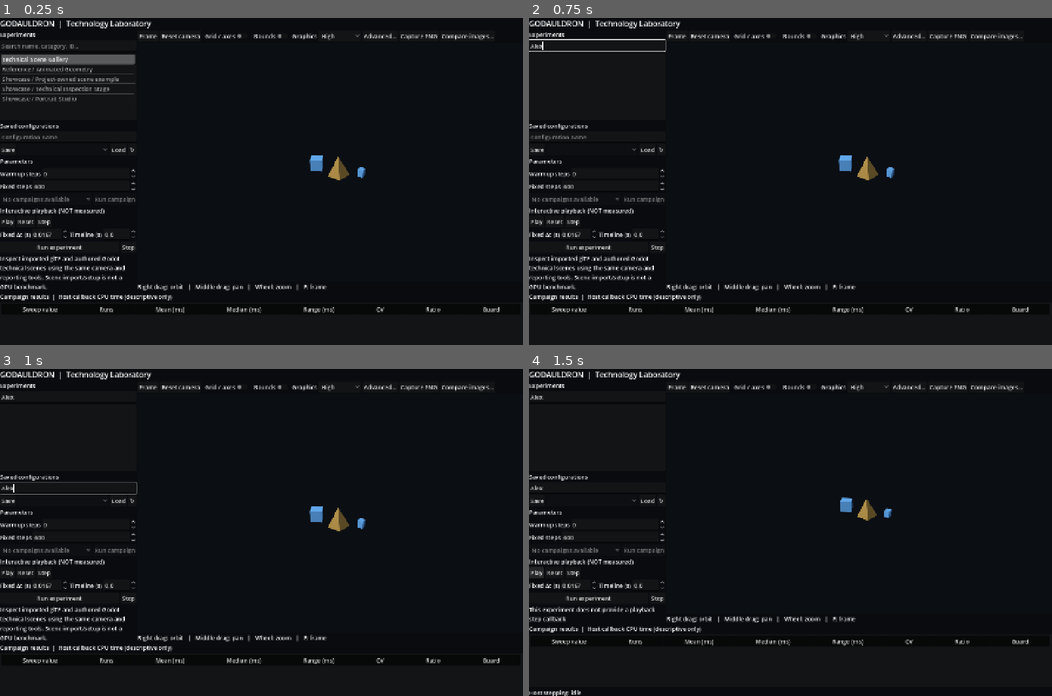
Above: before the commit, frames 1-4 (two rows, left to right).
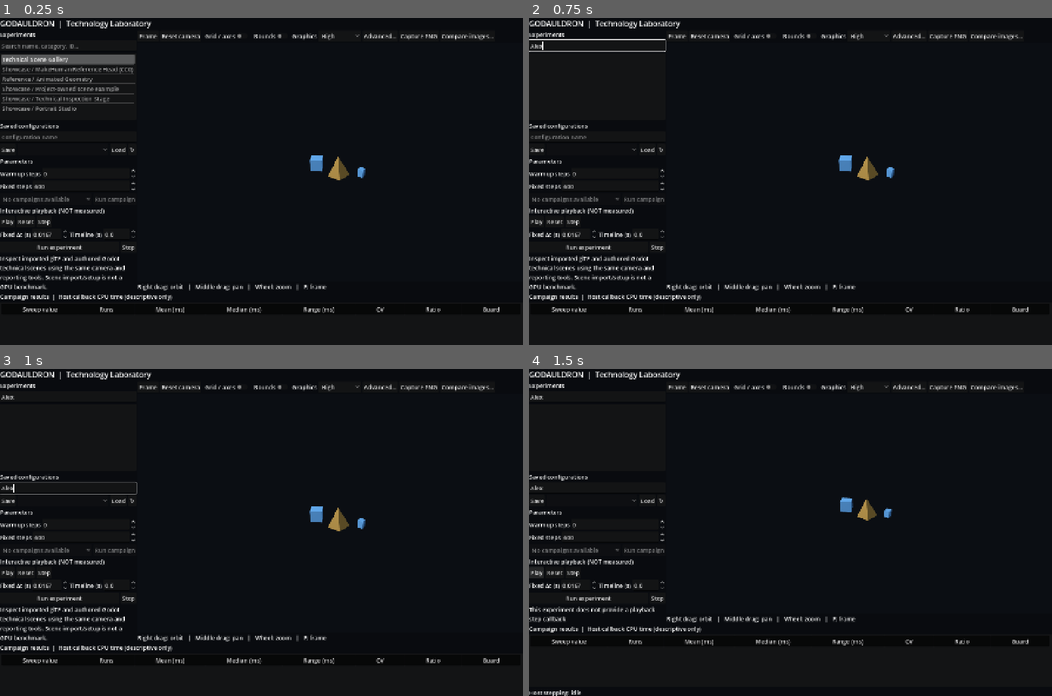
Above: after the commit, the same moments.

Repository: thomthehound/Godauldron
Game: Godot game, scene res://scenes/main.tscn
Two runs of this game, one before a commit and one after it. Both use one fixed random seed, a clock stepped at 60 frames per second and the inputs below.
Inputs (mouse positions are in pixels of both pictures, inside the frame that each line leads up to):
- Up to frame 1 (0.25 s): no input
- Up to frame 2 (0.75 s): click (596, 44) at 0.52 s; type "Alex" at 0.6 s
- Up to frame 3 (1 s): click (67, 486) at 0.75 s; type "Alex" at 0.83 s
- Up to frame 4 (1.5 s): click "Play" at 1.25 s

The runs differ from the first frame. In frame 1, 0.8% of the frame differs, in the area x 0-26%, y 14-29%; in frame 2, nothing differs; in frame 3, nothing differs; in frame 4, nothing differs.

Commit message:
Refine LoxFX showcase with CC0 MakeHuman reference head and generic translation (#12)
* Use confirmed LoxFXGroom3D class and add deterministic translation presentation

* Add reproducible CC0 MakeHuman reference acquisition and license provenance

* Bundle CC0 MakeHuman reference glTF for portrait staging

* Fix duplicate test variable in translation stage smoke

* Validate bundled MakeHuman glTF structure and report geometry coordinate bounds

* Add optional textured CC0 MakeHuman portrait head with scale notes and provisional scalp markers

* Verify bundled MakeHuman character import, sufficient mesh detail and reproducible attachment motion

* Document improved CC0 head, generic motion, and remove one-off acquisition workflow

* Verify reference portrait hides primitive and imports actual textured human material

* Frame actual scalp and face at useful portrait scale rather than distant full-body view

* Preserve authored stage visibility and transforms during generic playback

* Aim reference portrait at the head and keep translated motion in frame

* Test reference camera aim and standalone authored-scene defaults

* Document framed portrait translation and scene-authored defaults

* Clarify neutral reference asset and showcase descriptions

* Keep reference provenance documentation focused on the asset

* Record separate motion-source credits for bundled MakeHuman export

---------

Co-authored-by: github-actions[bot] <41898282+github-actions[bot]@users.noreply.github.com>

Diff:
--- /dev/null
+++ b/scenes/showcase/portrait_reference_head.tscn
@@ -0,0 +1,38 @@
+[gd_scene load_steps=3 format=3]
+
+[ext_resource type="PackedScene" path="res://scenes/showcase/portrait_stage.tscn" id="1"]
+[ext_resource type="PackedScene" path="res://assets/showcase/makehuman_reference.glb" id="2"]
+
+[node name="PortraitReferenceHead" instance=ExtResource("1")]
+translation_amplitude_m = 0.18
+
+[node name="StageCamera" parent="." index="1"]
+position = Vector3(0.24, 1.68, 0.92)
+rotation_degrees = Vector3(-10.0, 15.0, 0)
+fov = 38.0
+
+[node name="NeutralSubject" parent="SubjectMotion" index="0"]
+visible = false
+
+[node name="MakeHumanBodyOrigin" type="Node3D" parent="SubjectMotion/SubjectAnchor" index="0"]
+position = Vector3(0, -1.55, 0)
+
+[node name="MakeHumanReference" parent="SubjectMotion/SubjectAnchor/MakeHumanBodyOrigin" index="0" instance=ExtResource("2")]
+
+[node name="ScalpLandmarks_PROVISIONAL" type="Node3D" parent="SubjectMotion/SubjectAnchor" index="1"]
+visible = false
+
+[node name="CrownApprox" type="Marker3D" parent="SubjectMotion/SubjectAnchor/ScalpLandmarks_PROVISIONAL"]
+position = Vector3(0, 0.075, 0)
+
+[node name="ForeheadApprox" type="Marker3D" parent="SubjectMotion/SubjectAnchor/ScalpLandmarks_PROVISIONAL"]
+position = Vector3(0, -0.105, 0.135)
+
+[node name="LeftTempleApprox" type="Marker3D" parent="SubjectMotion/SubjectAnchor/ScalpLandmarks_PROVISIONAL"]
+position = Vector3(-0.095, -0.18, 0.025)
+
+[node name="RightTempleApprox" type="Marker3D" parent="SubjectMotion/SubjectAnchor/ScalpLandmarks_PROVISIONAL"]
+position = Vector3(0.095, -0.18, 0.025)
+
+[node name="NapeApprox" type="Marker3D" parent="SubjectMotion/SubjectAnchor/ScalpLandmarks_PROVISIONAL"]
+position = Vector3(0, -0.31, -0.085)
--- a/scripts/showcase_stage.gd
+++ b/scripts/showcase_stage.gd
@@ -4,10 +4,14 @@
 ## optional NeutralSubject and attach provider nodes under SubjectAnchor.
 
 @export_enum("portrait", "inspection") var stage_kind: String = "portrait"
+@export var translation_amplitude_m: float = 0.34
 
 var _params: Dictionary = {}
 var _time: float = 0.0
 var _authored_background: Color
+var _authored_subject_position: Vector3
+var _authored_subject_rotation: Vector3
+var _authored_placeholder_visible: bool
 
 @onready var _subject_motion: Node3D = $SubjectMotion
 @onready var _neutral_subject: Node3D = $SubjectMotion/NeutralSubject
@@ -19,8 +23,11 @@
 	# Camera transforms and environment resources are editor-authored. The
 	# host should not overwrite a project's composition just by loading it.
 	_authored_background = _environment.environment.background_color
+	_authored_subject_position = _subject_motion.position
+	_authored_subject_rotation = _subject_motion.rotation
+	_authored_placeholder_visible = _neutral_subject.visible
 	_camera.current = true
-	godauldron_preview({"motion": "still", "show_placeholder": true, "background": "as_authored"})
+	godauldron_preview({"motion": "still", "background": "as_authored"})
 
 
 func _background_color(theme: String) -> Color:
@@ -36,7 +43,7 @@
 func godauldron_preview(parameters: Dictionary) -> void:
 	_params = parameters.duplicate(true)
 	_time = 0.0
-	_neutral_subject.visible = bool(_params.get("show_placeholder", true))
+	_neutral_subject.visible = bool(_params.get("show_placeholder", _authored_placeholder_visible))
 	var backdrop: String = String(_params.get("background", "as_authored"))
 	_environment.environment.background_color = _authored_background if backdrop == "as_authored" else _background_color(backdrop)
 	_update_pose()
@@ -59,13 +66,18 @@
 
 func _update_pose() -> void:
 	# Analytic motion of a scene attachment. It is not a simulation of hair.
-	_subject_motion.rotation = Vector3.ZERO
+	_subject_motion.rotation = _authored_subject_rotation
+	_subject_motion.position = _authored_subject_position
 	match String(_params.get("motion", "still")):
 		"turn":
-			_subject_motion.rotation.y = 0.36 * sin(_time * 1.5)
-			_subject_motion.rotation.z = 0.055 * sin(_time * 1.13)
+			_subject_motion.rotation.y += 0.36 * sin(_time * 1.5)
+			_subject_motion.rotation.z += 0.055 * sin(_time * 1.13)
 		"nod":
-			_subject_motion.rotation.x = 0.19 * sin(_time * 1.8)
+			_subject_motion.rotation.x += 0.19 * sin(_time * 1.8)
+		"translate":
+			# Pure translation of the authored subject rig: no head rotation,
+			# hair solver, hidden physics step, or accumulated integration.
+			_subject_motion.position.x += translation_amplitude_m * sin(_time * 1.5)
 
 
 func godauldron_inspection_bounds() -> AABB:
@@ -76,6 +88,12 @@
 	return {
 		"stage_kind": stage_kind,
 		"seconds": _time,
+		"translation_amplitude_m": translation_amplitude_m,
+		"subject_translation": [
+			_subject_motion.position.x - _authored_subject_position.x,
+			_subject_motion.position.y - _authored_subject_position.y,
+			_subject_motion.position.z - _authored_subject_position.z
+		],
 		"motion": String(_params.get("motion", "still")),
 		"background": String(_params.get("background", "slate")),
 		"placeholder_visible": _neutral_subject.visible,
--- a/tests/loxfx_onboarding_smoke.gd
+++ b/tests/loxfx_onboarding_smoke.gd
@@ -122,6 +122,32 @@
 		if not clock.seek(90) or stage.get_node("SubjectMotion").rotation.distance_to(moved) > 0.000001:
 			_fail("Stage did not reproduce the same pose at a specified frame")
 			return
+		# Pure translational motion is independently reproducible and moves
+		# provider-owned attachments without rotating their transforms.
+		clock.bind(stage, {"motion": "translate", "show_placeholder": false}, 1.0 / 60.0)
+		if not clock.reset():
+			_fail("Cannot reset stage translation fixture")
+			return
+		var authored_origin: Vector3 = stage.get_node("SubjectMotion").position
+		var original_subject_rotation: Vector3 = stage.get_node("SubjectMotion").rotation
+		if not clock.seek(60):
+			_fail("Translation timeline could not seek to frame 60")
+			return
+		var translated: Vector3 = stage.get_node("SubjectMotion").position
+		if translated.distance_to(authored_origin) < 0.10 or \
+				not stage.get_node("SubjectMotion").rotation.is_equal_approx(original_subject_rotation):
+			_fail("Generic translation was missing or inadvertently rotated subject")
+			return
+		if not clock.seek(0) or not stage.get_node("SubjectMotion").position.is_equal_approx(authored_origin):
+			_fail("Translation reset did not preserve authored rig origin")
+			return
+		if not clock.seek(60) or stage.get_node("SubjectMotion").position.distance_to(translated) > 0.000001:
+			_fail("Identical fixed input did not reproduce translation")
+			return
+		if provided.get_parent() != anchor:
+			_fail("Translation displaced provider-owned attached node")
+			return
+
 		stage.call("godauldron_preview", {
 			"motion": "still", "show_placeholder": true, "background": "slate"
 		})
@@ -158,6 +184,98 @@
 		_fail("Stage motion displaced externally authored content")
 		return
 
+	# Standalone and inherited scenes must retain their authored defaults,
+	# even when no experiment manifest supplies show_placeholder.
+	var standalone_portrait: Node3D = (load("res://scenes/showcase/portrait_reference_head.tscn") as PackedScene).instantiate()
+	var standalone_motion: Node3D = standalone_portrait.get_node("SubjectMotion")
+	standalone_motion.rotation.y = 0.125
+	root.add_child(standalone_portrait)
+	var standalone_placeholder: Node3D = standalone_portrait.get_node("SubjectMotion/NeutralSubject")
+	if standalone_placeholder.visible:
+		_fail("Standalone reference restored the primitive mannequin during _ready")
+		return
+	standalone_portrait.call("godauldron_preview", {"motion": "translate"})
+	standalone_portrait.call("godauldron_seek", 0.5)
+	if standalone_placeholder.visible or not is_equal_approx(standalone_motion.rotation.y, 0.125):
+		_fail("Preview without overrides lost authored visibility or rotation")
+		return
+	standalone_portrait.call("godauldron_preview", {"motion": "still", "show_placeholder": true})
+	if not standalone_placeholder.visible:
+		_fail("Explicit placeholder override could not enable the mannequin")
+		return
+	standalone_portrait.call("godauldron_preview", {"motion": "still"})
+	if standalone_placeholder.visible:
+		_fail("Omitted placeholder setting did not return to authored visibility")
+		return
+	standalone_portrait.free()
+
+	# The optional portrait reference must be a real imported textured
+	# MakeHuman GLB rather than another group of procedural spheres.
+	if not _select(host, "org.godauldron.portrait-reference-head"):
+		_fail("Bundled CC0 portrait head is not discoverable")
+		return
+	var portrait: Node3D = host.get("_active_scene")
+	var portrait_camera: Camera3D = portrait.get_node("StageCamera")
+	# This catches a reversed yaw: a renderable scene can otherwise pass
+	# every mesh-import test while placing the head entirely off-screen.
+	var head_target_in_camera: Vector3 = portrait_camera.to_local(Vector3(0.0, 1.57, 0.0))
+	if head_target_in_camera.z >= -0.2 or \
+			absf(head_target_in_camera.x) > -head_target_in_camera.z * 0.24 or \
+			absf(head_target_in_camera.y) > -head_target_in_camera.z * 0.25:
+		_fail("Reference portrait camera does not frame the head")
+		return
+	var human_root: Node = portrait.get_node_or_null(
+		"SubjectMotion/SubjectAnchor/MakeHumanBodyOrigin/MakeHumanReference"
+	)
+	if human_root == null:
+		_fail("CC0 reference model did not load into portrait stage")
+		return
+	var nodes: Array[Node] = [human_root]
+	var meshes: int = 0
+	var vertices: int = 0
+	var textured_surfaces: int = 0
+	if portrait.get_node("SubjectMotion/NeutralSubject").visible:
+		_fail("Primitive mannequin overlaps the real reference head")
+		return
+	while not nodes.is_empty():
+		var node: Node = nodes.pop_back()
+		if node is MeshInstance3D:
+			var item: MeshInstance3D = node
+			if item.mesh != null:
+				meshes += 1
+				vertices += item.mesh.surface_get_arrays(0)[Mesh.ARRAY_VERTEX].size()
+				for surface in range(item.mesh.get_surface_count()):
+					var material: Material = item.get_active_material(surface)
+					if material is BaseMaterial3D and (material as BaseMaterial3D).albedo_texture != null:
+						textured_surfaces += 1
+		for child in node.get_children():
+			nodes.append(child)
+	if meshes == 0 or vertices < 4000 or textured_surfaces == 0:
+		_fail("Imported reference lacks substantive textured human geometry")
+		return
+	var markers: Node3D = portrait.get_node("SubjectMotion/SubjectAnchor/ScalpLandmarks_PROVISIONAL")
+	if markers.visible or markers.get_child_count() < 5:
+		_fail("Provisional scalp locations must be available but hidden by default")
+		return
+	var human_origin: Node3D = portrait.get_node("SubjectMotion/SubjectAnchor/MakeHumanBodyOrigin")
+	if not is_equal_approx(human_origin.position.y, -1.55):
+		_fail("Reference character scale/rig origin changed unexpectedly")
+		return
+	var portrait_playback = Playback.new()
+	portrait_playback.bind(portrait, {
+		"motion": "translate", "show_placeholder": false, "background": "as_authored"
+	}, 1.0 / 60.0)
+	portrait_playback.reset()
+	var portrait_root_origin: Vector3 = human_root.global_position
+	if not portrait_playback.seek(60) or human_root.global_position.distance_to(portrait_root_origin) < 0.10:
+		_fail("Reference portrait did not follow generic attachment translation")
+		return
+	if not portrait_playback.seek(0) or human_root.global_position.distance_to(portrait_root_origin) > 0.000001:
+		_fail("Imported reference changed position after translation rewind")
+		return
+	# This validates Godot import and scene composition only; image quality
+	# and vertex-accurate scalp attachment remain hardware visual checks.
+
 	# Confirm the actual host playback UI remains independent of timed runs.
 	if not _select(host, "org.godauldron.showcase-portrait"):
 		_fail("Could not return to portrait stage")
Binary file added: assets/showcase/makehuman_reference.glb
Not shown, added: experiments/portrait-reference-head/manifest.json
Not shown, changed: experiments/showcase-example/manifest.json
Not shown, changed: experiments/showcase-inspection/manifest.json
Not shown, changed: experiments/showcase-portrait/manifest.json
Not shown, changed: .github/workflows/validate.yml
Not shown, changed: README.md
Not shown, changed: docs/LOXFX_ONBOARDING.md
Not shown, changed: docs/NATIVE_EXPERIMENTS.md
Not shown, added: docs/REFERENCE_HEAD.md
Not shown, added: docs/REFERENCE_HEAD_SCENE.md
Not shown, changed: docs/ROADMAP.md
(and 3 more such lines)
